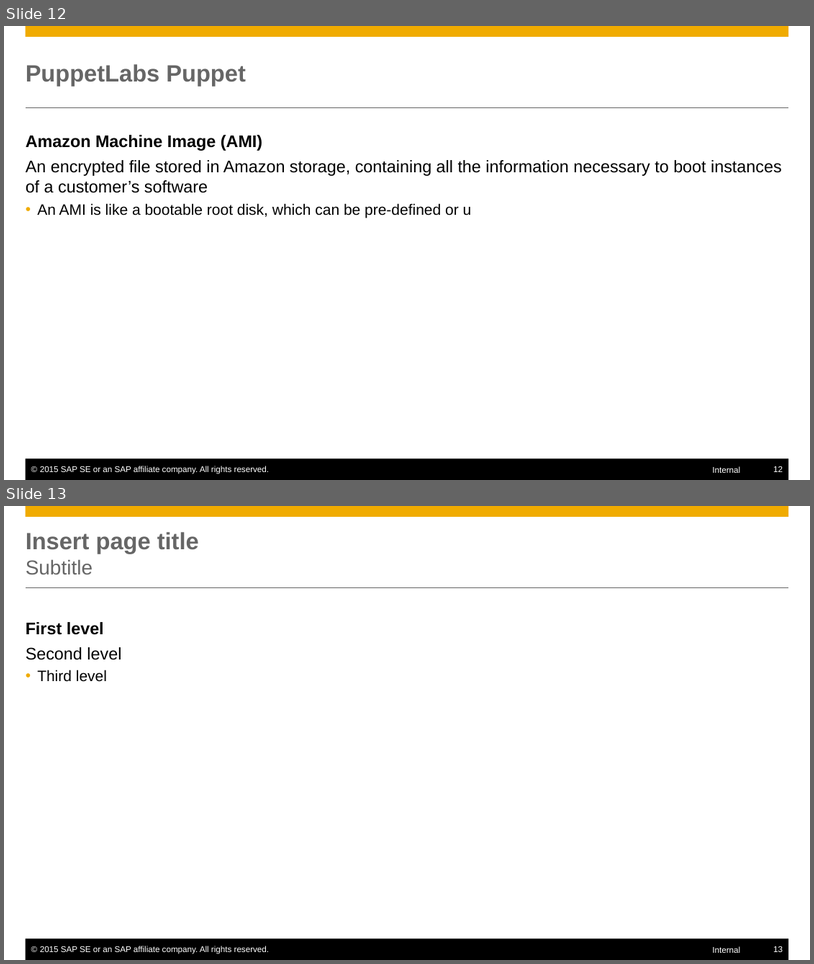
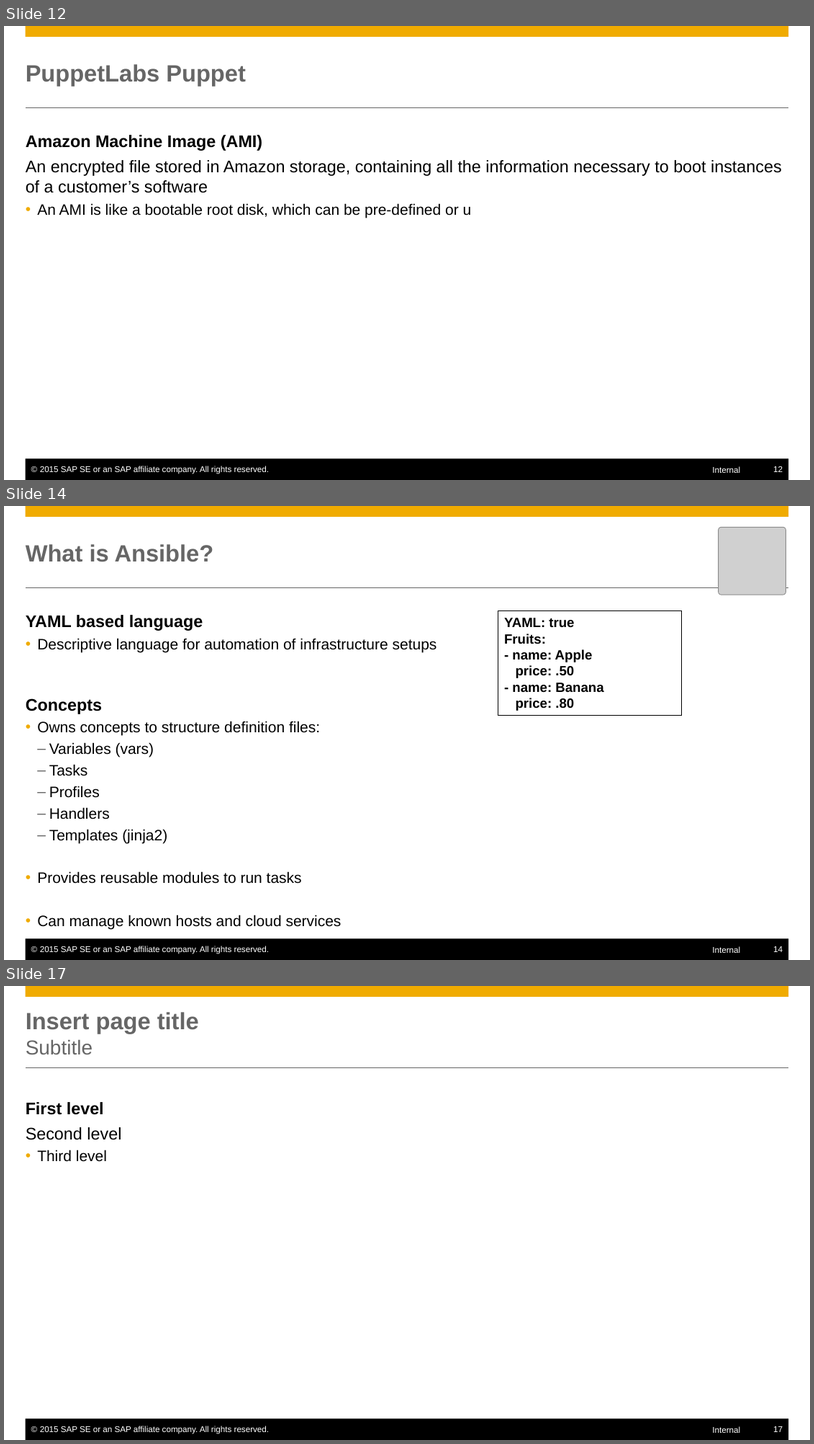
Before and after one commit to Hingo/ansible_meteor, a slide deck: presentation/Ansible.potx. Shown one above the other, each under a label of ours: slides 12 and 13 before the commit, slides 12, 14 and 17 after it; the slides between them are not shown. The pictures are 814x964 and 814x1444 pixels, drawn with LibreOffice and Linux fonts; fonts in the diff are those of the drawing; grey boxes stand for pictures. Boxes give left, top, right and bottom in pixels: in the first picture for what was removed or moved away, otherwise in the second. Text is boxed around its words. In the diff, an @@ line names an element or a change of style, - is before the commit and + after.

Commit message:
Introduced some Ansible basics stuff. Now working on Ansible galaxy and Infrastructure Automation.

```diff
--- a/presentation/Ansible.potx
+++ b/presentation/Ansible.potx
@@ slide 14 added at bbox=[4, 506, 810, 960], background #FFFFFF; not listed: 6 template elements that a slide beside it also shows @@
@@ picture added at bbox=[718, 527, 786, 595] @@
@@ title added at bbox=[26, 544, 214, 562], 28 pt, text #666666, bold @@
+What is Ansible?
@@ rectangle added at bbox=[499, 611, 682, 715], outline #000000 0.75 pt, 16 pt, text #000000, bold @@
+YAML: true
+Fruits:
+- name: Apple
+price: .50
+- name: Banana
+price: .80
@@ text added at bbox=[26, 615, 437, 929], 18 pt, text #000000 @@
+YAML based language
+    • Descriptive language for automation of infrastructure setups
+Concepts
+    • Owns concepts to structure definition files:
+      – Variables (vars)
+      – Tasks
+      – Profiles
+      – Handlers
+      – Templates (jinja2)
+    • Provides reusable modules to run tasks
+    • Can manage known hosts and cloud services
@@ what was slide 13 is now slide 17 @@
@@ page number at bbox=[774, 1426, 783, 1432]: text changed @@
-13
+17
```
Also in this commit, not shown: 1 slide changed, 3 other slides added.
